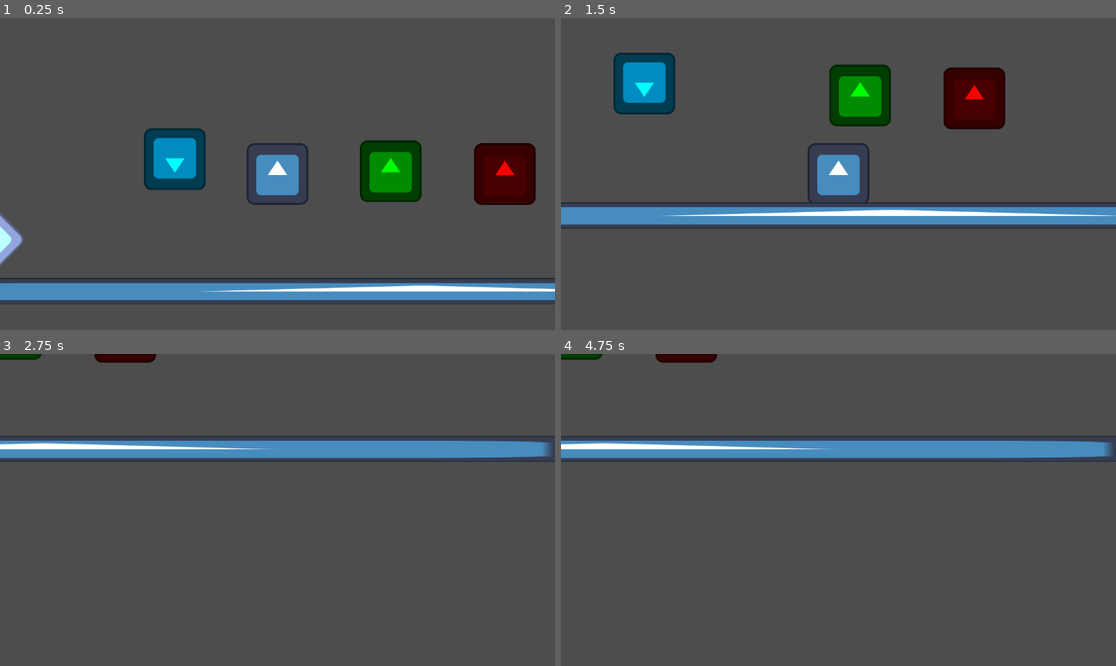
Above: before the commit, frames 1-4 (two rows, left to right).
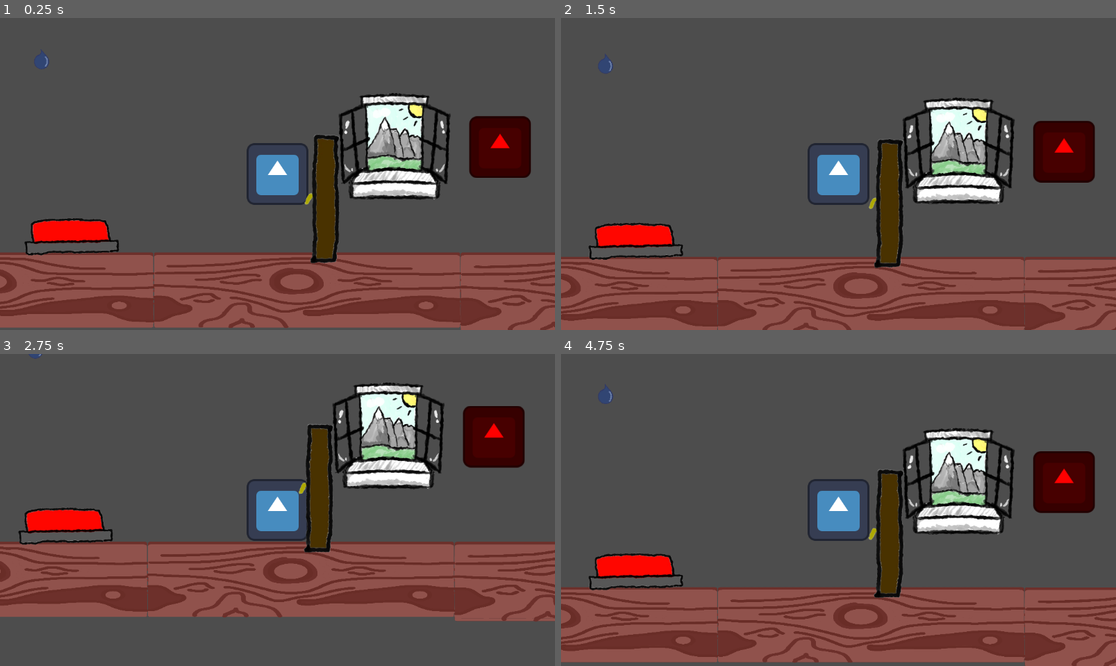
Above: after the commit, the same moments.

Repository: TrollFer/Pan
Game: Godot game, scene res://Escenas/escena_principal.tscn
The game is run twice, just before and just after one commit, with the same random seed, the same clock (stepped at 60 frames per second) and the same inputs. The engine's default icon, where the game draws it, is replaced by a stand-in: a white triangle on a blue panel in a dark square.
Inputs:
- Up to frame 1 (0.25 s): no input
- Up to frame 2 (1.5 s): hold D (md) 0.53-1.28 s; tap Space (saltar) at 0.77 s; tap A (mi) at 1.35 s
- Up to frame 3 (2.75 s): tap Space (saltar) at 1.52 s; hold D (md) from 2.03 s (still down)
- Up to frame 4 (4.75 s): release D (md) at 2.78 s; tap A (mi) at 2.85, 4.35 s; tap Space (saltar) at 3.02, 3.77, 4.52 s; hold D (md) 3.53-4.28 s

The runs differ from the first frame. In frame 1, 37% of the frame differs, in the area x 0-100%, y 10-100%; in frame 2, 45%, in the area x 0-100%, y 11-100%; in frame 3, 40%; in frame 4, 41%.

Commit message:
Dia 5
He hehco vairos png y animaciones y creaod el boton y la puerta

Diff:
--- /dev/null
+++ b/Clases/Boton.gd
@@ -0,0 +1,10 @@
+extends CharacterBody2D
+class_name Boton
+
+@export var objetivo : Node #Aquello con lo que interactúa
+var activado = false #Para ver si puede ser activado
+
+func mandar_señal():
+	if activado == false:
+		objetivo.activar()
+		activado = true
--- a/Clases/Caldera.gd
+++ b/Clases/Gota.gd
@@ -1,6 +1,5 @@
-extends Area2D
-class_name Caldera
-
+extends CharacterBody2D
+class_name Gota
 
 func echar_agua(personaje: Node2D):
 	if personaje.recurso_estado.nombre == 'harina':
--- /dev/null
+++ b/Clases/Puerta.gd
@@ -0,0 +1,12 @@
+extends StaticBody2D
+class_name Puerta
+
+var abierta := false
+var animacion : AnimatedSprite2D
+@export var colisionador : CollisionShape2D #Para poder activarlo y desactivarlo
+
+func activar():
+	if abierta == false:
+		abierta = true
+		colisionador.set_deferred("disabled", true)
+		animacion.play('abierta')
--- /dev/null
+++ b/Escenas/boton.tscn
@@ -0,0 +1,77 @@
+[gd_scene load_steps=13 format=3 uid="uid://bh2jxt7i76h08"]
+
+[ext_resource type="Script" uid="uid://3agtjt4jvcd5" path="res://Scripts/boton.gd" id="1_jv8a0"]
+[ext_resource type="Texture2D" uid="uid://blv407138tf7i" path="res://Assets/Boton/boton_apretado-frame-1.png" id="2_ig0xm"]
+[ext_resource type="Texture2D" uid="uid://cqf64xn68s0st" path="res://Assets/Boton/boton_apretado-frame-2.png" id="3_k0cv8"]
+[ext_resource type="Texture2D" uid="uid://b6pfkblg6gg7g" path="res://Assets/Boton/boton_apretado-frame-3.png" id="4_0dwkp"]
+[ext_resource type="Texture2D" uid="uid://g5bt7t5y8jbp" path="res://Assets/Boton/boton_apretado-frame-4.png" id="5_wrean"]
+[ext_resource type="Texture2D" uid="uid://1hda8dip0ftm" path="res://Assets/Boton/boton_normal_1.png" id="6_baut0"]
+[ext_resource type="Texture2D" uid="uid://dk1l2oi10114" path="res://Assets/Boton/boton_normal_2.png" id="7_nukit"]
+[ext_resource type="Texture2D" uid="uid://c5rw37n32ew4s" path="res://Assets/Boton/boton_normal_3.png" id="8_oi2lp"]
+[ext_resource type="Texture2D" uid="uid://ckpkg1101hv5r" path="res://Assets/Boton/boton_normal_4.png" id="9_28j3n"]
+
+[sub_resource type="RectangleShape2D" id="RectangleShape2D_2ibnk"]
+size = Vector2(96, 29)
+
+[sub_resource type="RectangleShape2D" id="RectangleShape2D_ul18k"]
+size = Vector2(98, 29)
+
+[sub_resource type="SpriteFrames" id="SpriteFrames_cnvcx"]
+animations = [{
+"frames": [{
+"duration": 1.0,
+"texture": ExtResource("2_ig0xm")
+}, {
+"duration": 1.0,
+"texture": ExtResource("3_k0cv8")
+}, {
+"duration": 1.0,
+"texture": ExtResource("4_0dwkp")
+}, {
+"duration": 1.0,
+"texture": ExtResource("5_wrean")
+}],
+"loop": true,
+"name": &"aplastado",
+"speed": 5.0
+}, {
+"frames": [{
+"duration": 1.0,
+"texture": ExtResource("6_baut0")
+}, {
+"duration": 1.0,
+"texture": ExtResource("7_nukit")
+}, {
+"duration": 1.0,
+"texture": ExtResource("8_oi2lp")
+}, {
+"duration": 1.0,
+"texture": ExtResource("9_28j3n")
+}],
+"loop": true,
+"name": &"normal",
+"speed": 5.0
+}]
+
+[node name="Boton" type="CharacterBody2D"]
+script = ExtResource("1_jv8a0")
+metadata/_custom_type_script = "uid://bjivf5bv2qcek"
+
+[node name="CollisionShape2D" type="CollisionShape2D" parent="."]
+position = Vector2(0, 19.5)
+shape = SubResource("RectangleShape2D_2ibnk")
+
+[node name="Deteccion" type="Area2D" parent="."]
+
+[node name="CollisionShape2D" type="CollisionShape2D" parent="Deteccion"]
+position = Vector2(0, 8.5)
+shape = SubResource("RectangleShape2D_ul18k")
+
+[node name="AnimatedSprite2D" type="AnimatedSprite2D" parent="."]
+position = Vector2(4, 24)
+scale = Vector2(0.1376479, 0.1376479)
+sprite_frames = SubResource("SpriteFrames_cnvcx")
+animation = &"aplastado"
+frame_progress = 0.2320894
+
+[connection signal="body_entered" from="Deteccion" to="." method="_on_deteccion_body_entered"]
--- a/Escenas/caldera.tscn
+++ /dev/null
@@ -1,33 +0,0 @@
-[gd_scene load_steps=5 format=3 uid="uid://butel0ogsiawu"]
-
-[ext_resource type="Script" uid="uid://bvdgus1hesx76" path="res://Scripts/caldera.gd" id="1_muodd"]
-[ext_resource type="Texture2D" uid="uid://dgpayotngaske" path="res://icon.svg" id="2_fpo14"]
-
-[sub_resource type="SpriteFrames" id="SpriteFrames_4aimk"]
-animations = [{
-"frames": [{
-"duration": 1.0,
-"texture": ExtResource("2_fpo14")
-}],
-"loop": true,
-"name": &"default",
-"speed": 5.0
-}]
-
-[sub_resource type="RectangleShape2D" id="RectangleShape2D_dijx3"]
-size = Vector2(115, 113)
-
-[node name="Caldera" type="Area2D"]
-script = ExtResource("1_muodd")
-metadata/_custom_type_script = "uid://ciuxww17xuqrb"
-
-[node name="AnimatedSprite2D" type="AnimatedSprite2D" parent="."]
-modulate = Color(0, 1, 1, 1)
-rotation = 3.1415927
-sprite_frames = SubResource("SpriteFrames_4aimk")
-
-[node name="CollisionShape2D" type="CollisionShape2D" parent="."]
-position = Vector2(-0.5, -0.5)
-shape = SubResource("RectangleShape2D_dijx3")
-
-[connection signal="body_entered" from="." to="." method="_on_body_entered"]
--- a/Escenas/escena_principal.tscn
+++ b/Escenas/escena_principal.tscn
@@ -1,42 +1,81 @@
-[gd_scene load_steps=8 format=3 uid="uid://pe2fl7b5iu5y"]
+[gd_scene load_steps=10 format=3 uid="uid://pe2fl7b5iu5y"]
 
 [ext_resource type="PackedScene" uid="uid://x2vm7q58f2k4" path="res://Escenas/fuelle.tscn" id="1_kbm13"]
 [ext_resource type="PackedScene" uid="uid://2hr8g2qyvu7r" path="res://Escenas/pancracio.tscn" id="1_wmjee"]
-[ext_resource type="Texture2D" uid="uid://dgpayotngaske" path="res://icon.svg" id="2_ripk3"]
 [ext_resource type="PackedScene" uid="uid://blkjmhqhxham3" path="res://Escenas/ventana.tscn" id="3_pboj7"]
-[ext_resource type="PackedScene" uid="uid://butel0ogsiawu" path="res://Escenas/caldera.tscn" id="4_s6hsl"]
+[ext_resource type="PackedScene" uid="uid://butel0ogsiawu" path="res://Escenas/gota.tscn" id="4_s6hsl"]
 [ext_resource type="PackedScene" uid="uid://kdkgakdojnsd" path="res://Escenas/horno.tscn" id="5_7xruv"]
+[ext_resource type="Texture2D" uid="uid://cgo27dkon638t" path="res://Assets/suelo (2).png" id="6_kbm13"]
+[ext_resource type="PackedScene" uid="uid://bh2jxt7i76h08" path="res://Escenas/boton.tscn" id="7_urrwd"]
+[ext_resource type="PackedScene" uid="uid://xyo3weicc6ya" path="res://Escenas/puerta.tscn" id="8_i38m2"]
 
-[sub_resource type="RectangleShape2D" id="RectangleShape2D_ripk3"]
-size = Vector2(713, 20)
+[sub_resource type="RectangleShape2D" id="RectangleShape2D_kbm13"]
+size = Vector2(1280.5, 109)
 
 [node name="Escena_principal" type="Node2D"]
-
-[node name="Fuelle" parent="." instance=ExtResource("1_kbm13")]
-position = Vector2(-823, 90)
-rotation = -0.7853982
-potencia = 1000
 
 [node name="Pancracio" parent="." instance=ExtResource("1_wmjee")]
 position = Vector2(-212, -60)
 
+[node name="Ventana" parent="." instance=ExtResource("3_pboj7")]
+position = Vector2(31, -104)
+
+[node name="Horno" parent="." instance=ExtResource("5_7xruv")]
+position = Vector2(250, -102)
+
+[node name="Suelo2" type="StaticBody2D" parent="."]
+position = Vector2(506.99997, 193.00003)
+scale = Vector2(0.52785003, 1.5368747)
+
+[node name="Sprite2D" type="Sprite2D" parent="Suelo2"]
+position = Vector2(-18.000015, 3.000061)
+scale = Vector2(0.46974415, 0.08152821)
+texture = ExtResource("6_kbm13")
+
+[node name="CollisionShape2D" type="CollisionShape2D" parent="Suelo2"]
+position = Vector2(-2, 0)
+shape = SubResource("RectangleShape2D_kbm13")
+
 [node name="Suelo" type="StaticBody2D" parent="."]
-scale = Vector2(4.2442064, 1.9319901)
+position = Vector2(-149, 189)
+scale = Vector2(0.49739668, 1.4595945)
 
-[node name="Icon" type="Sprite2D" parent="Suelo"]
-position = Vector2(21, 102)
-scale = Vector2(5.6093745, 0.21875003)
-texture = ExtResource("2_ripk3")
+[node name="Sprite2D" type="Sprite2D" parent="Suelo"]
+position = Vector2(-18.000015, 3.000061)
+scale = Vector2(0.46974415, 0.08152821)
+texture = ExtResource("6_kbm13")
 
 [node name="CollisionShape2D" type="CollisionShape2D" parent="Suelo"]
-position = Vector2(19.5, 98)
-shape = SubResource("RectangleShape2D_ripk3")
+position = Vector2(-2, 0)
+shape = SubResource("RectangleShape2D_kbm13")
 
-[node name="Ventana" parent="." instance=ExtResource("3_pboj7")]
-position = Vector2(23, -52)
+[node name="Suelo3" type="StaticBody2D" parent="."]
+position = Vector2(-786, 189.00002)
+scale = Vector2(0.49739668, 1.4595945)
 
-[node name="Caldera" parent="." instance=ExtResource("4_s6hsl")]
-position = Vector2(-425, -77)
+[node name="Sprite2D" type="Sprite2D" parent="Suelo3"]
+position = Vector2(-18.000015, 3.000061)
+scale = Vector2(0.46974415, 0.08152821)
+texture = ExtResource("6_kbm13")
 
-[node name="Horno" parent="." instance=ExtResource("5_7xruv")]
-position = Vector2(260, -46)
+[node name="CollisionShape2D" type="CollisionShape2D" parent="Suelo3"]
+position = Vector2(-2, 0)
+shape = SubResource("RectangleShape2D_kbm13")
+
+[node name="Gota" parent="." instance=ExtResource("4_s6hsl")]
+position = Vector2(-697, -285)
+scale = Vector2(0.58023155, 0.58023155)
+
+[node name="Fuelle" parent="." instance=ExtResource("1_kbm13")]
+position = Vector2(-901.99994, 58)
+rotation = 0.3049939
+potencia = 1000
+
+[node name="Boton" parent="." node_paths=PackedStringArray("objetivo") instance=ExtResource("7_urrwd")]
+position = Vector2(-642, 54)
+scale = Vector2(1.8965169, 1.8965169)
+objetivo = NodePath("../Puerta")
+
+[node name="Puerta" parent="." instance=ExtResource("8_i38m2")]
+position = Vector2(-118, 10.000002)
+scale = Vector2(2.8578641, 2.8578641)
--- a/Escenas/fuelle.tscn
+++ b/Escenas/fuelle.tscn
@@ -1,6 +1,6 @@
 [gd_scene load_steps=5 format=3 uid="uid://x2vm7q58f2k4"]
 
-[ext_resource type="Script" uid="uid://dcxl2apxjraou" path="res://fuelle.gd" id="1_33xtu"]
+[ext_resource type="Script" uid="uid://dcxl2apxjraou" path="res://Scripts/fuelle.gd" id="1_33xtu"]
 [ext_resource type="Texture2D" uid="uid://dgpayotngaske" path="res://icon.svg" id="2_xlsa0"]
 
 [sub_resource type="RectangleShape2D" id="RectangleShape2D_33xtu"]
--- /dev/null
+++ b/Escenas/gota.tscn
@@ -0,0 +1,54 @@
+[gd_scene load_steps=8 format=3 uid="uid://butel0ogsiawu"]
+
+[ext_resource type="Script" uid="uid://bvdgus1hesx76" path="res://Scripts/gota.gd" id="1_muodd"]
+[ext_resource type="Texture2D" uid="uid://gdssbcx4no6s" path="res://Assets/Gota_animacion/agua+transparente-frame-1 (1).png" id="2_02coc"]
+[ext_resource type="Texture2D" uid="uid://cka4k2utx0hpt" path="res://Assets/Gota_animacion/agua+transparente-frame-2 (1).png" id="3_042og"]
+[ext_resource type="Texture2D" uid="uid://bqxnlni85noj4" path="res://Assets/Gota_animacion/agua+transparente-frame-3 (1).png" id="4_2xqb6"]
+
+[sub_resource type="SpriteFrames" id="SpriteFrames_4aimk"]
+animations = [{
+"frames": [{
+"duration": 1.0,
+"texture": ExtResource("2_02coc")
+}, {
+"duration": 1.0,
+"texture": ExtResource("3_042og")
+}, {
+"duration": 1.0,
+"texture": ExtResource("4_2xqb6")
+}],
+"loop": true,
+"name": &"default",
+"speed": 5.0
+}]
+
+[sub_resource type="RectangleShape2D" id="RectangleShape2D_dijx3"]
+size = Vector2(11, 10)
+
+[sub_resource type="CircleShape2D" id="CircleShape2D_02coc"]
+radius = 80.09994
+
+[node name="Gota" type="CharacterBody2D"]
+input_pickable = true
+script = ExtResource("1_muodd")
+metadata/_custom_type_script = "uid://8dsh76ca7jj"
+
+[node name="AnimatedSprite2D" type="AnimatedSprite2D" parent="."]
+scale = Vector2(0.06733688, 0.06302938)
+sprite_frames = SubResource("SpriteFrames_4aimk")
+frame_progress = 0.21284282
+
+[node name="Interaccion" type="Area2D" parent="."]
+
+[node name="CollisionShape2D" type="CollisionShape2D" parent="Interaccion"]
+position = Vector2(-17.5, 3)
+shape = SubResource("RectangleShape2D_dijx3")
+
+[node name="Atraccion" type="Area2D" parent="."]
+
+[node name="CollisionShape2D" type="CollisionShape2D" parent="Atraccion"]
+position = Vector2(-8, 12)
+shape = SubResource("CircleShape2D_02coc")
+
+[connection signal="body_entered" from="Interaccion" to="." method="_on_area_2d_body_entered"]
+[connection signal="body_entered" from="Atraccion" to="." method="_on_atraccion_body_entered"]
--- /dev/null
+++ b/Escenas/puerta.gd
@@ -0,0 +1,8 @@
+extends Puerta
+
+func _ready() -> void:
+	animacion = $AnimatedSprite2D
+	if abierta:
+		animacion.play("abierta")
+	else:
+		animacion.play('cerrada')
--- /dev/null
+++ b/Escenas/puerta.tscn
@@ -0,0 +1,66 @@
+[gd_scene load_steps=12 format=3 uid="uid://xyo3weicc6ya"]
+
+[ext_resource type="Script" uid="uid://c2ln437vyd3u3" path="res://Escenas/puerta.gd" id="1_4u488"]
+[ext_resource type="Texture2D" uid="uid://53uoipaa13v4" path="res://Assets/Puerta/puerta_abierta-frame-1.png" id="2_qmxwf"]
+[ext_resource type="Texture2D" uid="uid://cvhr18p8wjqj6" path="res://Assets/Puerta/puerta_abierta-frame-2.png" id="3_ao0ja"]
+[ext_resource type="Texture2D" uid="uid://d1tnvnij7ih6p" path="res://Assets/Puerta/puerta_abierta-frame-3.png" id="4_f6qug"]
+[ext_resource type="Texture2D" uid="uid://d3qhlc6ut3wi6" path="res://Assets/Puerta/puerta_abierta-frame-4.png" id="5_sr7tb"]
+[ext_resource type="Texture2D" uid="uid://c24bqhpw22kla" path="res://Assets/Puerta/puerta_cerrada-frame-1.png" id="6_x8eop"]
+[ext_resource type="Texture2D" uid="uid://d2q8n1tvfyw43" path="res://Assets/Puerta/puerta_cerrada-frame-2.png" id="7_uvpvh"]
+[ext_resource type="Texture2D" uid="uid://dwqx20wtkdcjq" path="res://Assets/Puerta/puerta_cerrada-frame-3.png" id="8_dqhos"]
+[ext_resource type="Texture2D" uid="uid://bcxnei2vk0mm5" path="res://Assets/Puerta/puerta_cerrada-frame-4.png" id="9_w2ur1"]
+
+[sub_resource type="RectangleShape2D" id="RectangleShape2D_imcla"]
+size = Vector2(12, 91)
+
+[sub_resource type="SpriteFrames" id="SpriteFrames_tx1jb"]
+animations = [{
+"frames": [{
+"duration": 1.0,
+"texture": ExtResource("2_qmxwf")
+}, {
+"duration": 1.0,
+"texture": ExtResource("3_ao0ja")
+}, {
+"duration": 1.0,
+"texture": ExtResource("4_f6qug")
+}, {
+"duration": 1.0,
+"texture": ExtResource("5_sr7tb")
+}],
+"loop": true,
+"name": &"abierta",
+"speed": 5.0
+}, {
+"frames": [{
+"duration": 1.0,
+"texture": ExtResource("6_x8eop")
+}, {
+"duration": 1.0,
+"texture": ExtResource("7_uvpvh")
+}, {
+"duration": 1.0,
+"texture": ExtResource("8_dqhos")
+}, {
+"duration": 1.0,
+"texture": ExtResource("9_w2ur1")
+}],
+"loop": true,
+"name": &"cerrada",
+"speed": 5.0
+}]
+
+[node name="Puerta" type="StaticBody2D" node_paths=PackedStringArray("colisionador")]
+script = ExtResource("1_4u488")
+colisionador = NodePath("CollisionShape2D")
+metadata/_custom_type_script = "uid://buyv7fjcmpq37"
+
+[node name="CollisionShape2D" type="CollisionShape2D" parent="."]
+position = Vector2(0, -1.5)
+shape = SubResource("RectangleShape2D_imcla")
+
+[node name="AnimatedSprite2D" type="AnimatedSprite2D" parent="."]
+scale = Vector2(0.108895294, 0.108895294)
+sprite_frames = SubResource("SpriteFrames_tx1jb")
+animation = &"cerrada"
+frame_progress = 0.35928905
--- a/Escenas/ventana.tscn
+++ b/Escenas/ventana.tscn
@@ -1,13 +1,25 @@
-[gd_scene load_steps=5 format=3 uid="uid://blkjmhqhxham3"]
+[gd_scene load_steps=8 format=3 uid="uid://blkjmhqhxham3"]
 
 [ext_resource type="Script" uid="uid://lif056naj7x7" path="res://Scripts/ventana.gd" id="1_4gcwx"]
-[ext_resource type="Texture2D" uid="uid://dgpayotngaske" path="res://icon.svg" id="2_4gcwx"]
+[ext_resource type="Texture2D" uid="uid://dwamtm68gm6ml" path="res://Assets/Ventana/ventana-frame-1.png" id="2_cu3pr"]
+[ext_resource type="Texture2D" uid="uid://cqvl5xj4x8ys1" path="res://Assets/Ventana/ventana-frame-2.png" id="3_oc167"]
+[ext_resource type="Texture2D" uid="uid://cdgif8v5jbe1k" path="res://Assets/Ventana/ventana-frame-3.png" id="4_1c1x7"]
+[ext_resource type="Texture2D" uid="uid://dabubjyxaoo6b" path="res://Assets/Ventana/ventana-frame-4.png" id="5_50jvs"]
 
-[sub_resource type="SpriteFrames" id="SpriteFrames_cpefq"]
+[sub_resource type="SpriteFrames" id="SpriteFrames_ifsi1"]
 animations = [{
 "frames": [{
 "duration": 1.0,
-"texture": ExtResource("2_4gcwx")
+"texture": ExtResource("2_cu3pr")
+}, {
+"duration": 1.0,
+"texture": ExtResource("3_oc167")
+}, {
+"duration": 1.0,
+"texture": ExtResource("4_1c1x7")
+}, {
+"duration": 1.0,
+"texture": ExtResource("5_50jvs")
 }],
 "loop": true,
 "name": &"default",
@@ -18,12 +30,13 @@
 size = Vector2(117, 124)
 
 [node name="Ventana" type="Area2D"]
+scale = Vector2(1.2994494, 1.2994494)
 script = ExtResource("1_4gcwx")
 metadata/_custom_type_script = "uid://bkyoefbodwcwn"
 
 [node name="AnimatedSprite2D" type="AnimatedSprite2D" parent="."]
-modulate = Color(0, 1, 0, 1)
-sprite_frames = SubResource("SpriteFrames_cpefq")
+scale = Vector2(0.21167736, 0.21167736)
+sprite_frames = SubResource("SpriteFrames_ifsi1")
 
 [node name="CollisionShape2D" type="CollisionShape2D" parent="."]
 position = Vector2(0.5, 0)
--- /dev/null
+++ b/Scripts/boton.gd
@@ -0,0 +1,12 @@
+extends Boton
+
+@onready var animacion := $AnimatedSprite2D
+
+func _ready() -> void:
+	animacion.play('normal')
+
+
+func _on_deteccion_body_entered(body: Node2D) -> void:
+	if body is CharacterBody2D and body is not Boton:
+		mandar_señal()
+		animacion.play('aplastado')
--- a/Scripts/caldera.gd
+++ /dev/null
@@ -1,6 +0,0 @@
-extends Caldera
-
-
-func _on_body_entered(body: Node2D) -> void:
-	if body is Pancracio:
-		echar_agua(body)
--- /dev/null
+++ b/Scripts/gota.gd
@@ -0,0 +1,14 @@
+extends Gota
+
+func _on_area_2d_body_entered(body: Node2D) -> void:
+	if body is Pancracio:
+		echar_agua(body)
+		queue_free()
+
+
+func _on_atraccion_body_entered(body: Node2D) -> void:
+	velocity = (body.global_position - global_position)*10
+
+func _physics_process(delta: float) -> void:
+	move_and_slide()
+	$AnimatedSprite2D.play("default")
--- a/Scripts/ventana.gd
+++ b/Scripts/ventana.gd
@@ -1,4 +1,9 @@
 extends Ventana
+
+@onready var animacion := $AnimatedSprite2D
+
+func _ready() -> void:
+	animacion.play('default')
 
 func _on_body_entered(body: Node2D) -> void:
 	if body is Pancracio:
Binary file added: Assets/Boton/boton_aplastado.png
Not shown, added: Assets/Boton/boton_aplastado.png.import
Binary file added: Assets/Boton/boton_apretado-frame-1.png
Not shown, added: Assets/Boton/boton_apretado-frame-1.png.import
Binary file added: Assets/Boton/boton_apretado-frame-2.png
Not shown, added: Assets/Boton/boton_apretado-frame-2.png.import
Binary file added: Assets/Boton/boton_apretado-frame-3.png
Not shown, added: Assets/Boton/boton_apretado-frame-3.png.import
Binary file added: Assets/Boton/boton_apretado-frame-4.png
Not shown, added: Assets/Boton/boton_apretado-frame-4.png.import
Binary file added: Assets/Boton/boton_normal.png
Not shown, added: Assets/Boton/boton_normal.png.import
(and 51 more such lines)
